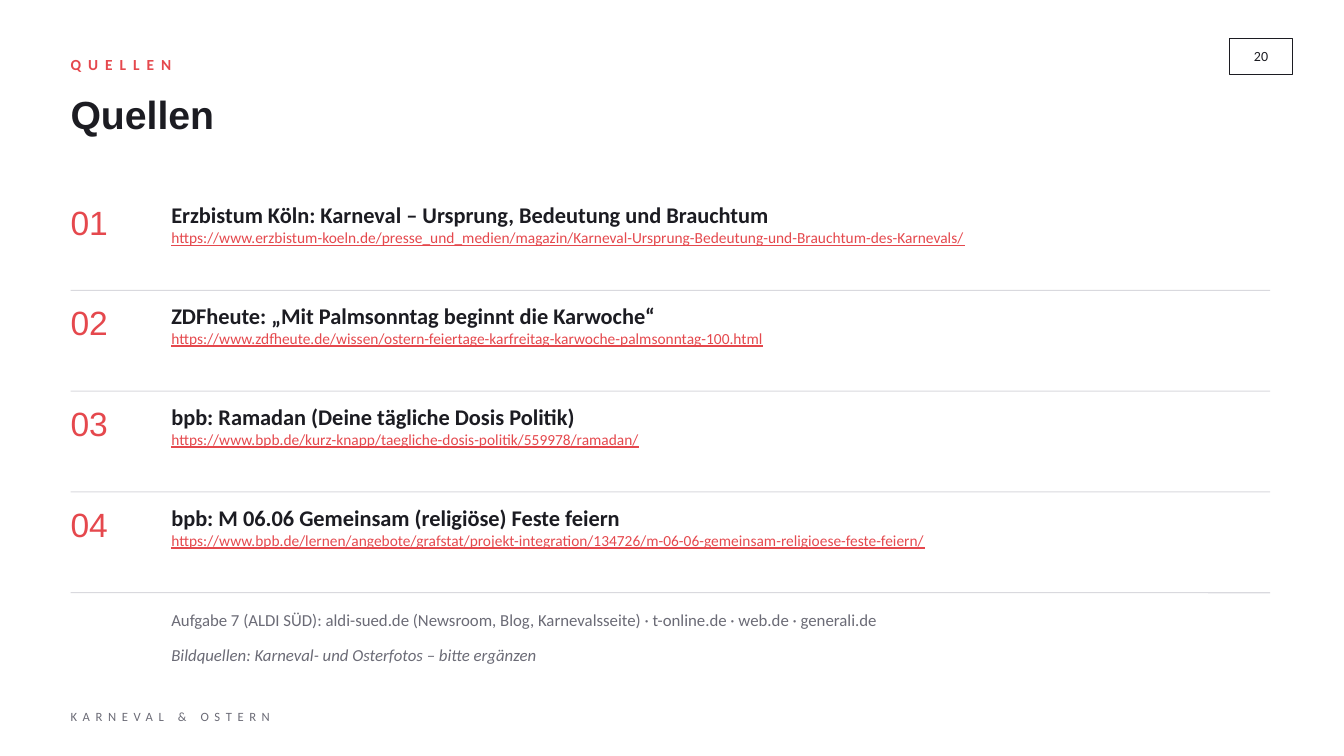
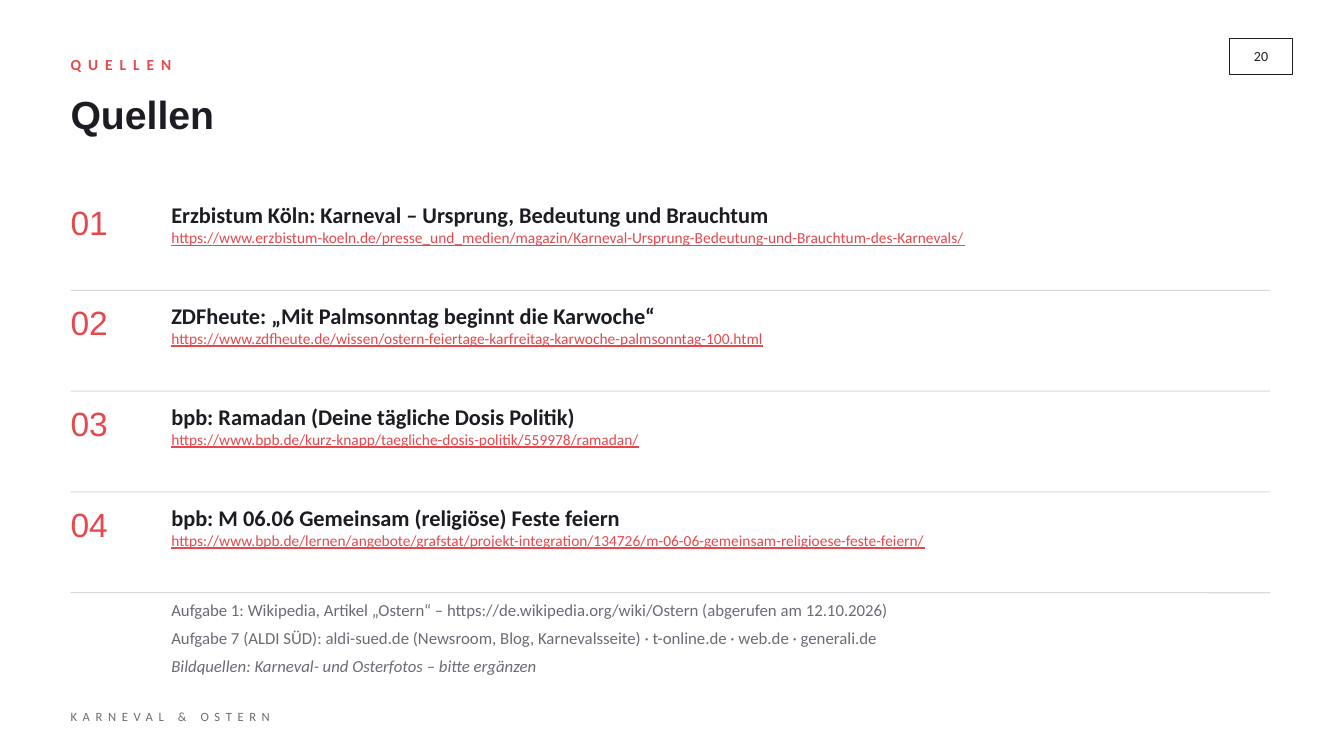
Before and after one commit to Flxrian/Erinnerung, a slide deck: slide 20 of Karneval_und_Ostern.pptx. Drawn at 1344x756 pixels with LibreOffice and Linux fonts; fonts in the diff are those of the drawing. Boxes give left, top, right and bottom in pixels: in the first picture for what was removed or moved away, otherwise in the second. Text is boxed around its words. In the diff, an @@ line names an element or a change of style, - is before the commit and + after.

```diff
--- a/Karneval_und_Ostern.pptx
+++ b/Karneval_und_Ostern.pptx
@@ text "Aufgabe 7 (ALDI SÜD): aldi-sued.de ...": place and size @@
-text "Aufgabe 7 (ALDI SÜD): aldi-sued.de ..." at [171,613,877,629]
+text "Aufgabe 7 (ALDI SÜD): aldi-sued.de ..." at [171,631,877,647]
@@ text added at [171,604,888,619], 12 pt, text #6B6B76 @@
+Aufgabe 1: Wikipedia, Artikel „Ostern“ – https://de.wikipedia.org/wiki/Ostern (abgerufen am 12.10.2026)
@@ text "Bildquellen: Karneval- und Osterfotos – ...": place and size @@
-text "Bildquellen: Karneval- und Osterfotos – ..." at [171,649,537,664]
+text "Bildquellen: Karneval- und Osterfotos – ..." at [171,660,537,675]
```
Also in this commit, not shown: 4 other slides changed.
